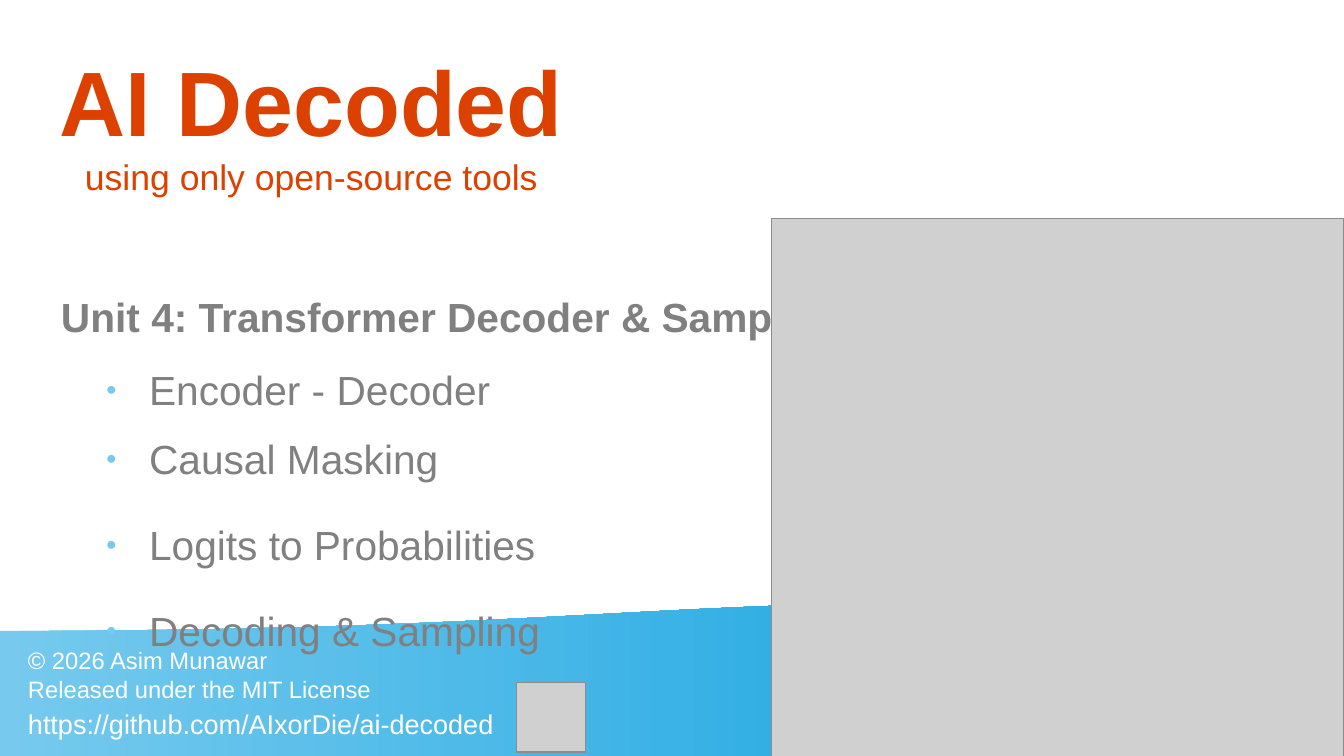
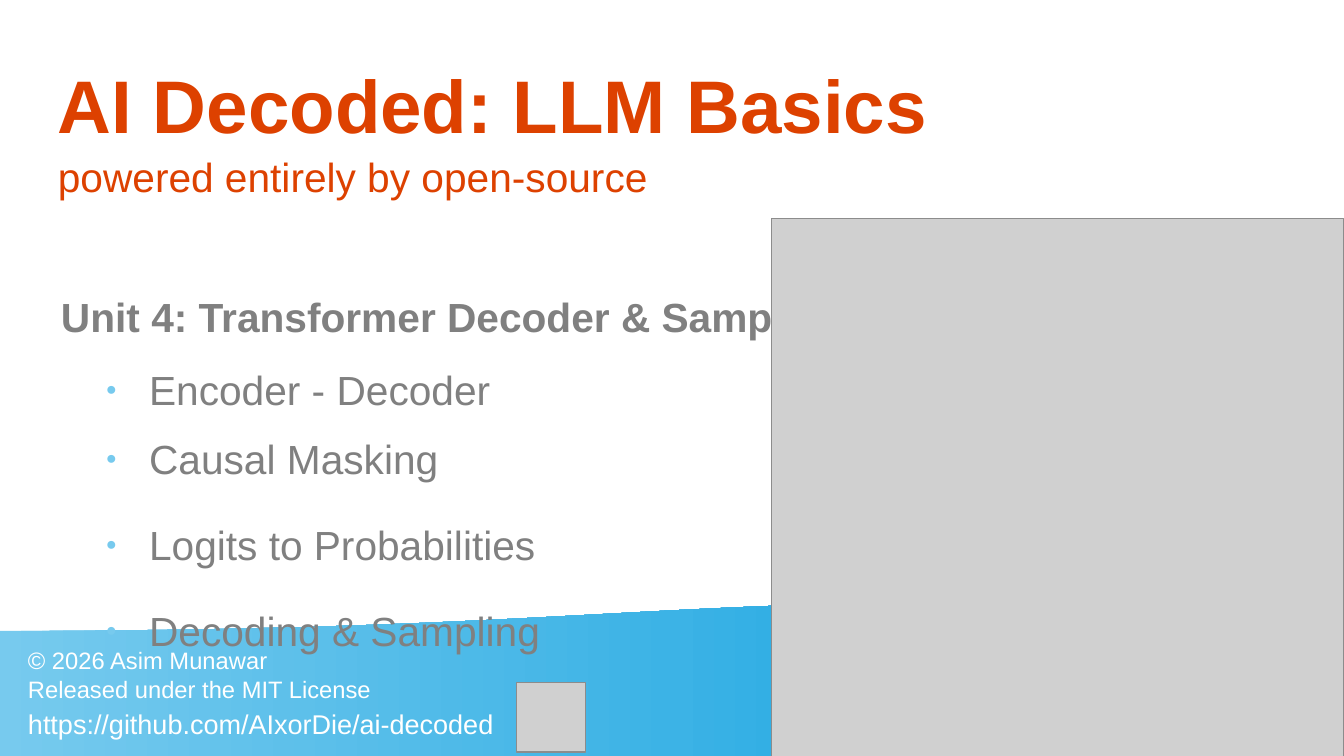
Before and after one commit to AIxorDie/ai-decoded, a slide deck: slide 5 of helping_materials/Thumbnails.odp. Drawn at 1344x756 pixels with LibreOffice and Linux fonts; fonts in the diff are those of the drawing; grey boxes stand for pictures. Boxes give left, top, right and bottom in pixels: in the first picture for what was removed or moved away, otherwise in the second. Text is boxed around its words. In the diff, an @@ line names an element or a change of style, - is before the commit and + after.

```diff
--- a/helping_materials/Thumbnails.odp
+++ b/helping_materials/Thumbnails.odp
@@ title at [58, 79, 926, 199]: text changed; size 21 to 24 pt @@
-AI Decoded
-using only open-source tools
+AI Decoded: LLM Basics
+powered entirely by open-source
```
Also in this commit, not shown: 6 other slides changed, 4 slides added, 9 other files.
